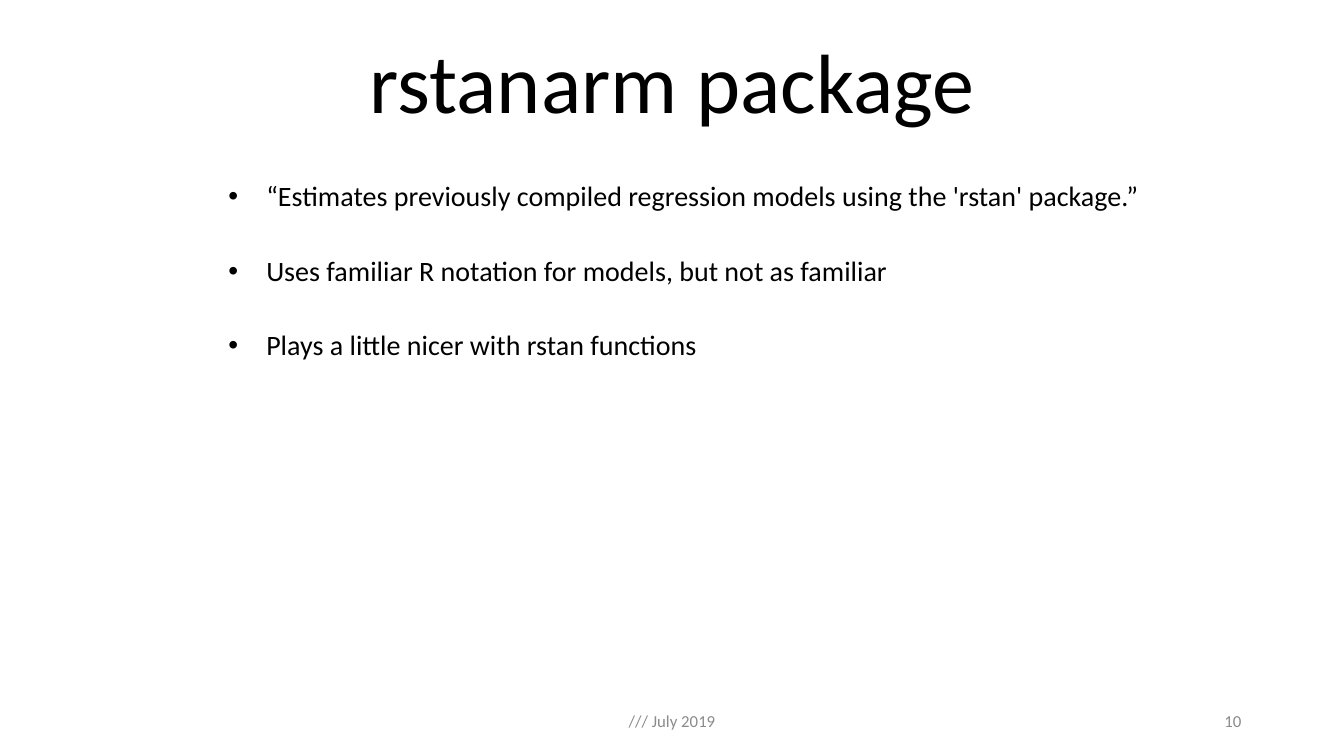
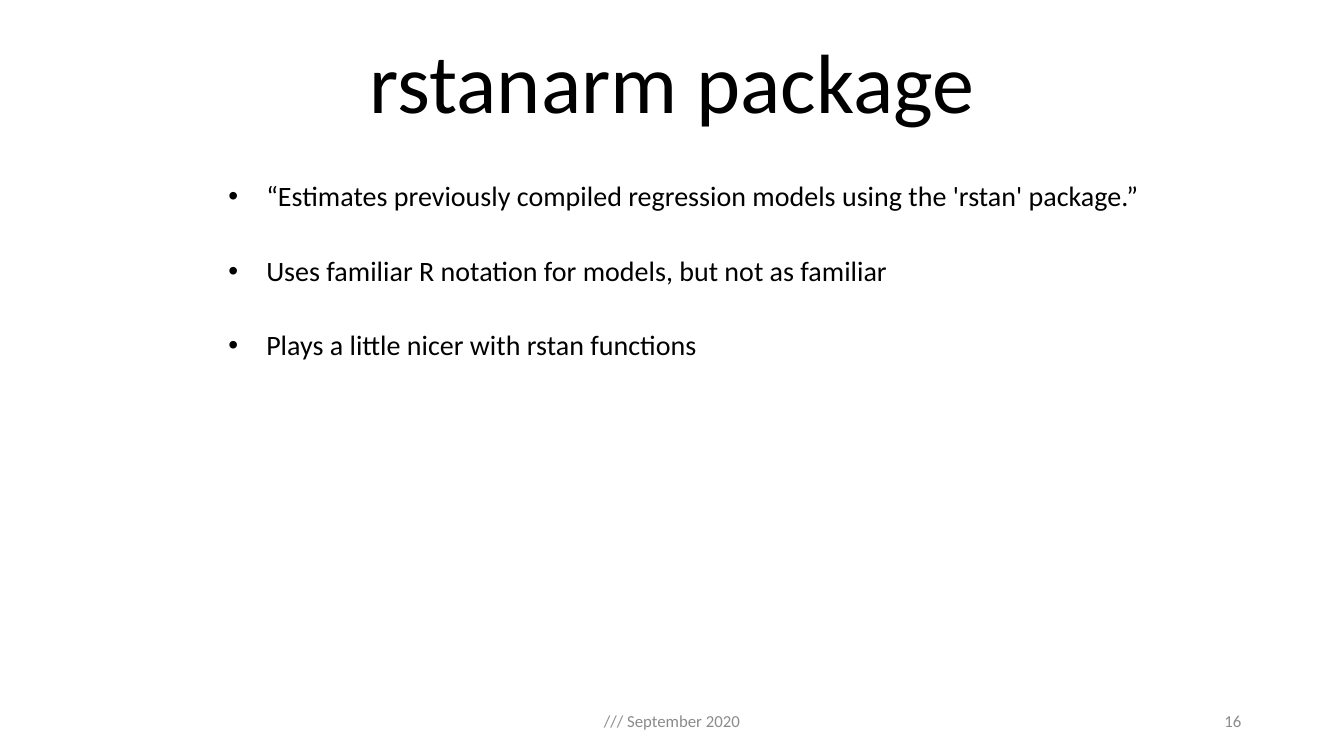
Before and after one commit to ilaga/RStan-Workshop, a slide deck: slide 16 of rstan_pp.pptx (slide 10 before the commit). Drawn at 1344x756 pixels with LibreOffice and Linux fonts; fonts in the diff are those of the drawing. Boxes give left, top, right and bottom in pixels: in the first picture for what was removed or moved away, otherwise in the second. Text is boxed around its words. In the diff, an @@ line names an element or a change of style, - is before the commit and + after.

```diff
--- a/rstan_pp.pptx
+++ b/rstan_pp.pptx
@@ text at (627, 715, 740, 730): text changed @@
-/// July 2019
+/// September 2020
@@ page number at (1224, 716, 1241, 727): text changed @@
-10
+16
```
Also in this commit, not shown: 10 other slides changed, 6 slides added, 1 other file.
